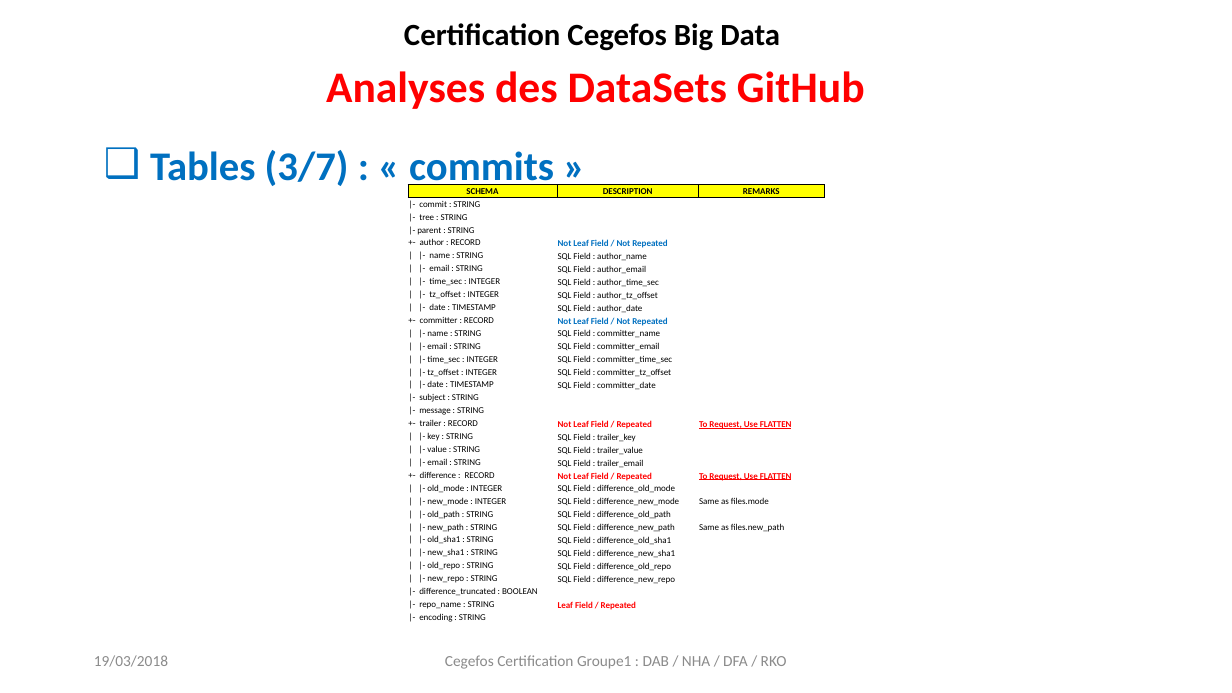
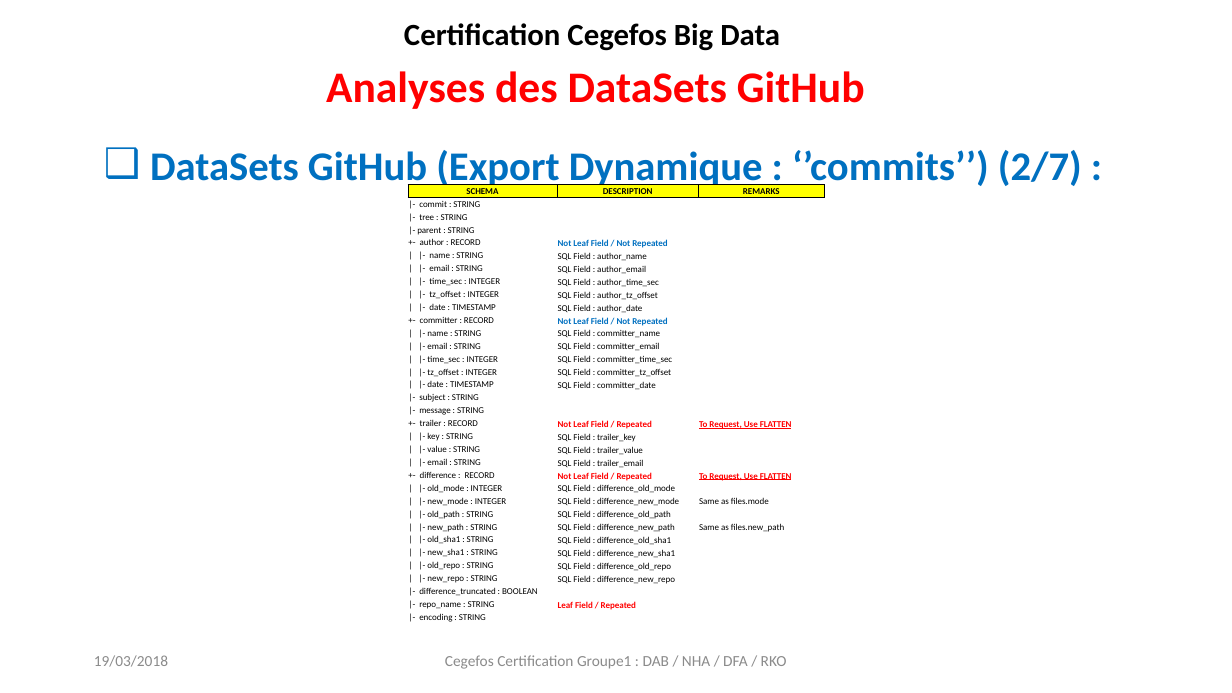
Before and after one commit to chams2012/bigDataGr1, a slide deck: slide 8 of projet_certification_github_group1.pptx (slide 20 before the commit). Drawn at 1232x693 pixels with LibreOffice and Linux fonts; fonts in the diff are those of the drawing. Boxes give left, top, right and bottom in pixels: in the first picture for what was removed or moved away, otherwise in the second. Text is boxed around its words. In the diff, an @@ line names an element or a change of style, - is before the commit and + after.

```diff
--- a/projet_certification_github_group1.pptx
+++ b/projet_certification_github_group1.pptx
@@ text at [150, 150, 1082, 191]: text changed @@
-❑ Tables (3/7) : « commits »
+❑ DataSets GitHub (Export Dynamique : ‘’commits’’) (2/7) :
```
Also in this commit, not shown: 16 other slides changed, 2 other files.
